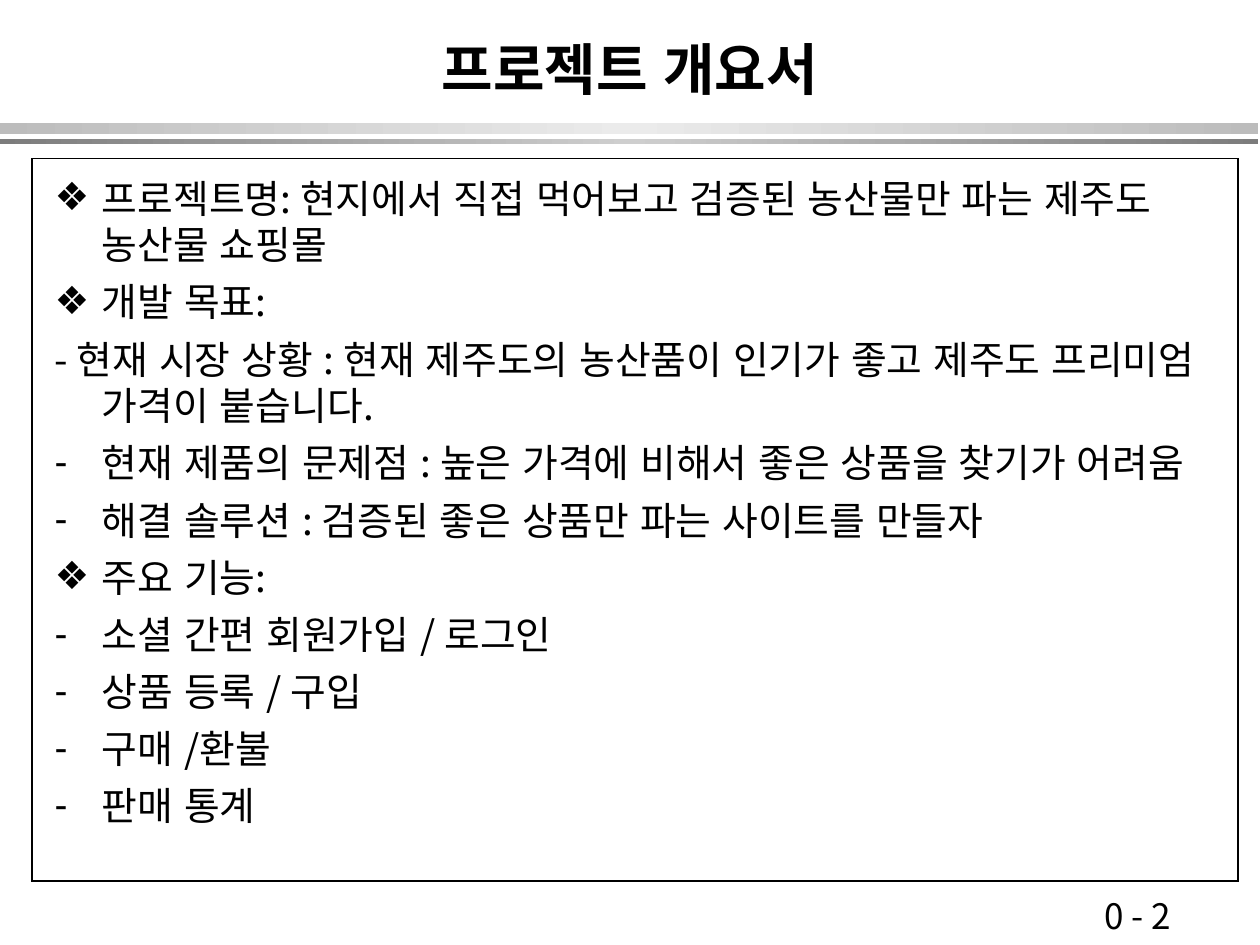
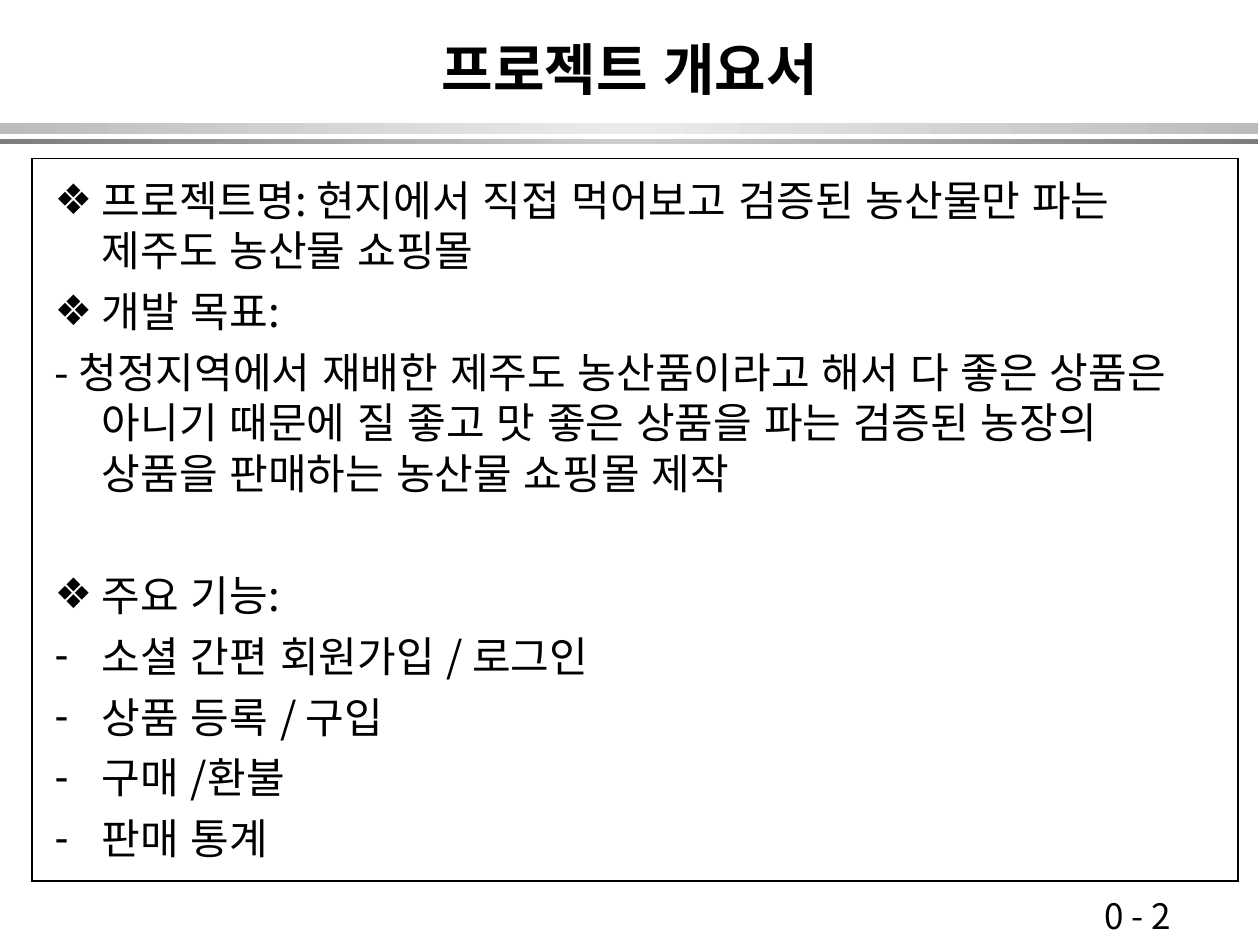
Before and after one commit to onekpride/newwebsite, a slide deck: slide 2 of 001_project_proposal_07242020.ppt. Drawn at 1260x945 pixels with LibreOffice and Linux fonts; fonts in the diff are those of the drawing. Boxes give left, top, right and bottom in pixels: in the first picture for what was removed or moved away, otherwise in the second. Text is boxed around its words. In the diff, an @@ line names an element or a change of style, - is before the commit and + after.

```diff
--- a/001_project_proposal_07242020.ppt
+++ b/001_project_proposal_07242020.ppt
@@ text at [102, 181, 1109, 858]: size 22.2 to 24 pt in "프로젝트명: 현지에서 직접 먹어보고 검증된 농산물만 파는 ...", "개발 목표:", "주요 기능:", "소셜 간편 회원가입 / 로그인" and 3 more places @@
@@ text at [79, 353, 1166, 493]: text changed; size 22.2 to 24 pt @@
-- 현재 시장 상황 : 현재 제주도의 농산품이 인기가 좋고 제주도 프리미엄 가격이 붙습니다.
-– 현재 제품의 문제점 : 높은 가격에 비해서 좋은 상품을 찾기가 어려움
-– 해결 솔루션 : 검증된 좋은 상품만 파는 사이트를 만들자
+- 청정지역에서 재배한 제주도 농산품이라고 해서 다 좋은 상품은 아니기 때문에 질 좋고 맛 좋은 상품을 파는 검증된 농장의 상품을 판매하는 농산물 쇼핑몰 제작
```
Also in this commit, not shown: 1 other slide changed, 1 other file.
